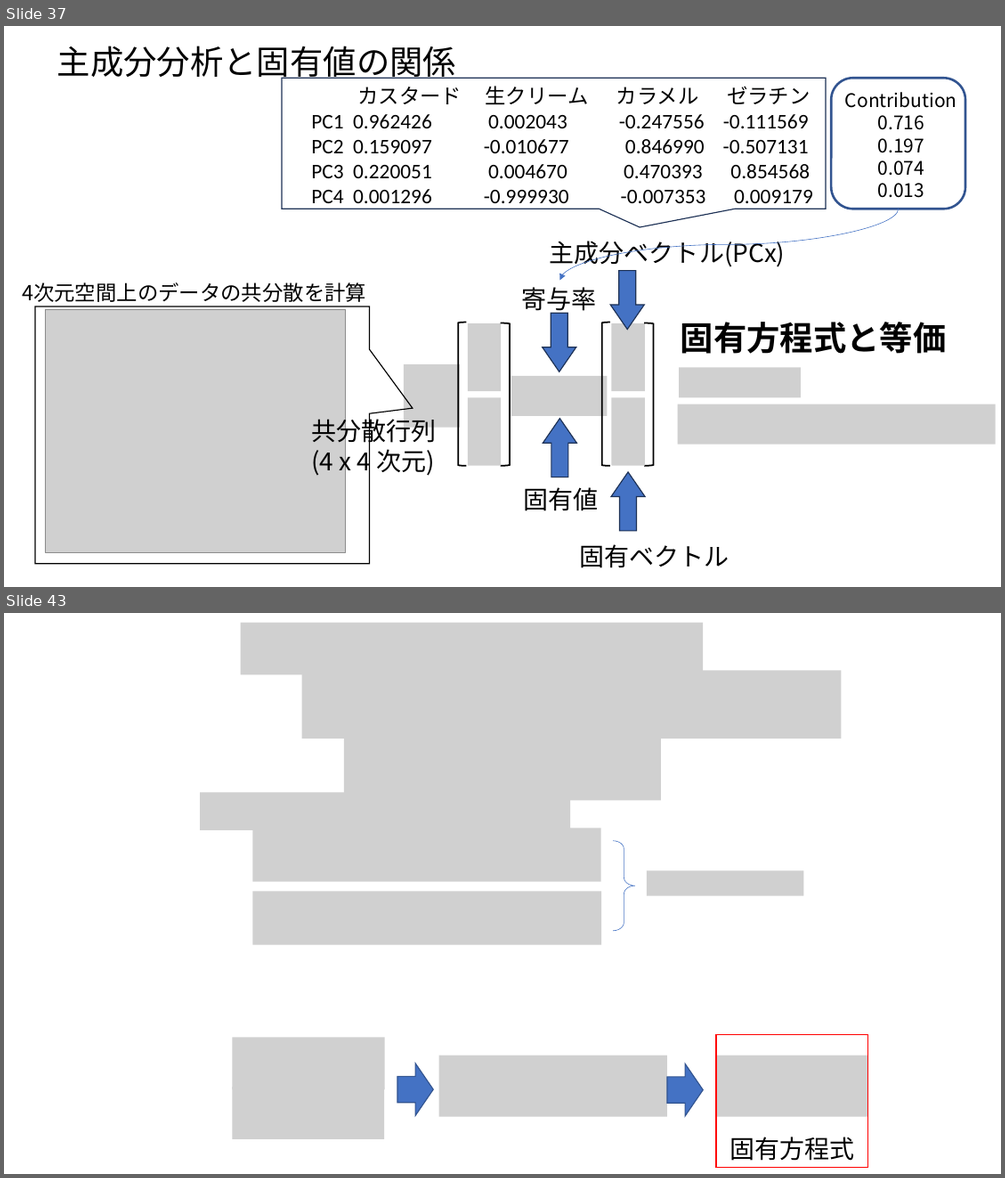
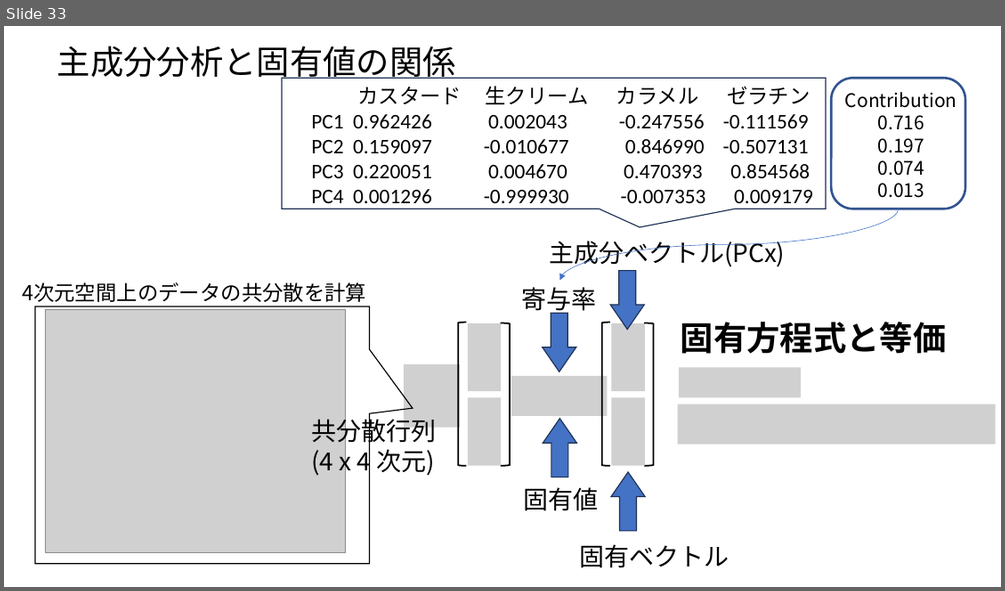
Before and after one commit to ueharaLab/NLP_7-PCA, a slide deck: NLP_6 PCA(BASICS).pptx. Shown one above the other, each under a label of ours: slides 37 and 43 before the commit, slide 33 after it; the slides between them are not shown. The pictures are 1005x1178 and 1005x591 pixels, drawn with LibreOffice and Linux fonts; fonts in the diff are those of the drawing; grey boxes stand for pictures. Boxes give left, top, right and bottom in pixels: in the first picture for what was removed or moved away, otherwise in the second. Text is boxed around its words. In the diff, an @@ line names an element or a change of style, - is before the commit and + after.

```diff
--- a/NLP_6 PCA(BASICS).pptx
+++ b/NLP_6 PCA(BASICS).pptx
@@ slide 43 removed at box(4, 613, 1001, 1174), background #FFFFFF @@
@@ picture removed at box(241, 623, 704, 675) @@
@@ picture removed at box(301, 671, 841, 738) @@
@@ picture removed at box(344, 732, 662, 800) @@
@@ picture removed at box(200, 793, 570, 830) @@
@@ picture removed at box(253, 827, 601, 882) @@
@@ right brace removed at box(613, 840, 634, 930) @@
@@ picture removed at box(647, 870, 803, 896) @@
@@ picture removed at box(253, 892, 601, 945) @@
@@ picture removed at box(232, 1037, 385, 1089) @@
@@ rectangle removed at box(716, 1035, 867, 1167) @@
@@ right arrow removed at box(397, 1063, 433, 1116) @@
@@ picture removed at box(439, 1055, 667, 1116) @@
@@ right arrow removed at box(667, 1064, 704, 1116) @@
@@ picture removed at box(716, 1055, 867, 1116) @@
@@ picture removed at box(232, 1086, 384, 1139) @@
@@ text removed at box(730, 1136, 855, 1160) @@
-固有方程式
@@ what was slide 37 is now slide 33 @@
```
Also in this commit, not shown: 6 slides changed, 11 other slides removed, 5 other files.
